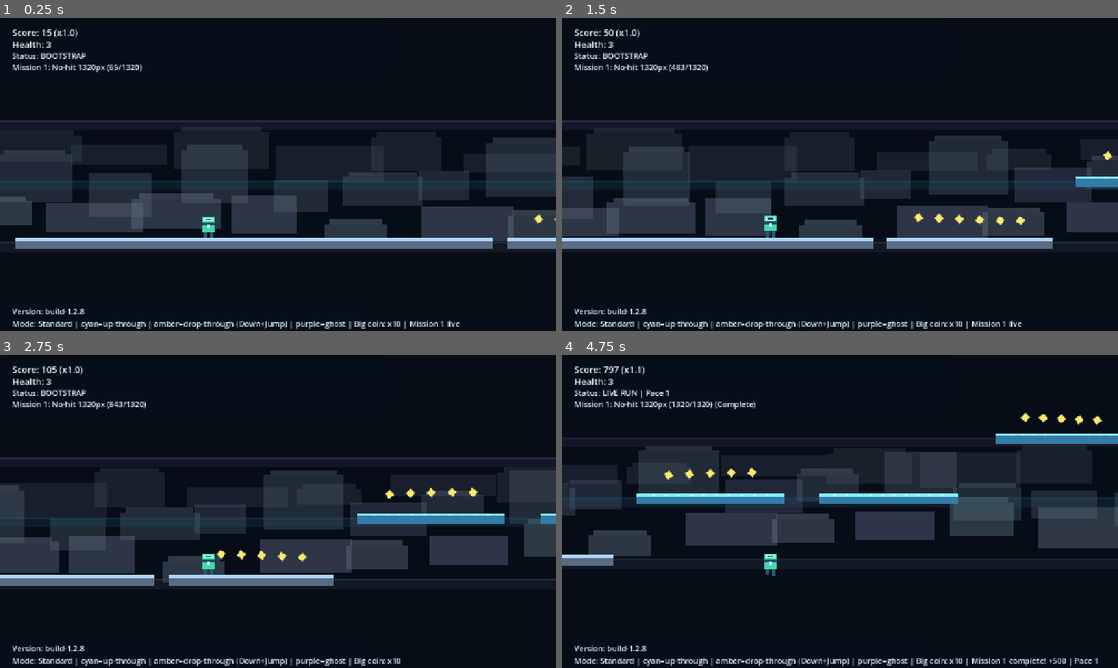
Above: before the commit, frames 1-4 (two rows, left to right).
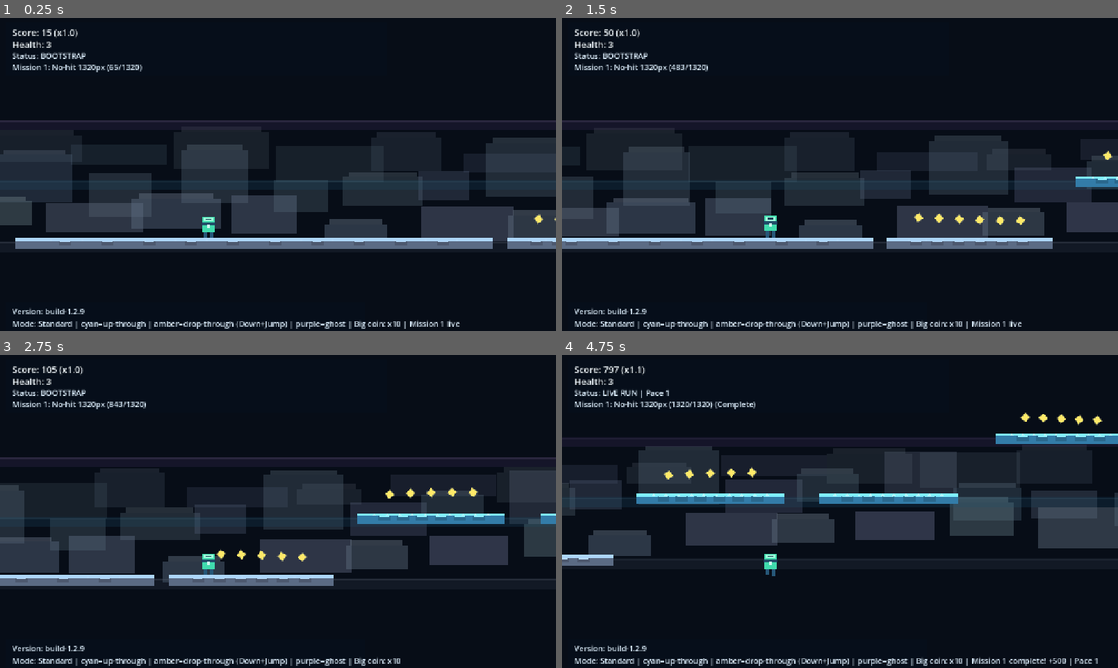
Above: after the commit, the same moments.

Repository: DKE-DEV-33/Endless-Runner-Redux
Game: Godot game, scene res://scenes/Main.tscn
Two runs of this game, one before a commit and one after it. Both use one fixed random seed, a clock stepped at 60 frames per second and the inputs below.
Inputs:
- Up to frame 1 (0.25 s): no input
- Up to frame 2 (1.5 s): tap Enter at 0.5 s; hold Right (ui_right) from 0.53 s (still down); tap Space (jump) at 0.77 s
- Up to frame 3 (2.75 s): tap Space (jump) at 1.52 s; release Right (ui_right) at 2.03 s; hold Left (ui_left) from 2.03 s (still down)
- Up to frame 4 (4.75 s): release Left (ui_left) at 2.78 s; hold Right (ui_right) 2.78-4.28 s; tap Space (jump) at 3.02, 3.77, 4.52 s; hold Left (ui_left) from 4.28 s (still down)

The runs differ from the first frame. In frame 1, less than 0.1% of the frame differs, in the area x 10-100%, y 71-95%; in frame 2, 0.1%; in frame 3, 0.2%; in frame 4, 0.6%, in the area x 0-98%, y 25-95%.

Commit message:
Upgrade platform materials with paneling, trim, and rivet detail

Diff:
--- a/scenes/Main.tscn
+++ b/scenes/Main.tscn
@@ -137,7 +137,7 @@
 offset_top = 662.0
 offset_right = 500.0
 offset_bottom = 690.0
-text = "Version: build-1.2.8"
+text = "Version: build-1.2.9"
 label_settings = SubResource("3")
 
 [node name="PauseLayer" type="CanvasLayer" parent="."]
--- a/scripts/main.gd
+++ b/scripts/main.gd
@@ -1,5 +1,5 @@
 extends Node2D
-const BUILD_VERSION: String = "build-1.2.8"
+const BUILD_VERSION: String = "build-1.2.9"
 
 const PLATFORM_THICKNESS: float = 24.0
 const PLAYER_AHEAD_SPAWN: float = 1650.0
@@ -48,6 +48,8 @@
 const LANE_GUIDE_LENGTH: float = 5600.0
 const LANE_GUIDE_AHEAD: float = 1900.0
 const LANE_GUIDE_BEHIND: float = 700.0
+const PLATFORM_PANEL_GAP: float = 56.0
+const PLATFORM_RIVET_GAP: float = 46.0
 
 const LANE_Y: Array[float] = [456.0, 314.0, 176.0]
 const SECTION_COLORS: Array[Color] = [
@@ -329,14 +331,19 @@
 		Vector2(width * 0.5, PLATFORM_THICKNESS * 0.5),
 		Vector2(-width * 0.5, PLATFORM_THICKNESS * 0.5)
 	])
+	var top_strip_color: Color = Color.WHITE
 	if platform_type == PlatformType.GHOST:
 		visual.color = Color(0.38, 0.35, 0.58, 0.55)
+		top_strip_color = Color(0.84, 0.72, 1.0, 0.65)
 	elif platform_type == PlatformType.DROP_THROUGH:
 		visual.color = Color(0.64, 0.45, 0.19)
+		top_strip_color = Color(1.0, 0.84, 0.30)
 	elif platform_type == PlatformType.ONE_WAY_UP:
 		visual.color = Color(0.20, 0.49, 0.66)
+		top_strip_color = Color(0.50, 0.94, 1.0)
 	else:
 		visual.color = Color(0.36, 0.42, 0.52)
+		top_strip_color = Color(0.68, 0.84, 0.98)
 	body.add_child(visual)
 
 	var top_strip: Polygon2D = Polygon2D.new()
@@ -346,15 +353,11 @@
 		Vector2(width * 0.5, -PLATFORM_THICKNESS * 0.2),
 		Vector2(-width * 0.5, -PLATFORM_THICKNESS * 0.2)
 	])
-	if platform_type == PlatformType.GHOST:
-		top_strip.color = Color(0.84, 0.72, 1.0, 0.65)
-	elif platform_type == PlatformType.DROP_THROUGH:
-		top_strip.color = Color(1.0, 0.84, 0.30)
-	elif platform_type == PlatformType.ONE_WAY_UP:
-		top_strip.color = Color(0.50, 0.94, 1.0)
-	else:
-		top_strip.color = Color(0.68, 0.84, 0.98)
+	top_strip.color = top_strip_color
 	body.add_child(top_strip)
+
+	if platform_type != PlatformType.GHOST:
+		_add_platform_surface_details(body, width, visual.color, top_strip_color)
 
 	if platform_type == PlatformType.ONE_WAY_UP:
 		_add_platform_chevrons(body, width, true, false, Color(0.72, 0.97, 1.0))
@@ -373,6 +376,42 @@
 		body.add_child(ghost_core)
 
 	return body
+
+func _add_platform_surface_details(body: StaticBody2D, width: float, base_color: Color, trim_color: Color) -> void:
+	var panel_count: int = maxi(1, mini(10, int(width / PLATFORM_PANEL_GAP)))
+	for i: int in panel_count:
+		var t: float = float(i + 1) / float(panel_count + 1)
+		var px: float = lerpf(-width * 0.5 + 18.0, width * 0.5 - 18.0, t)
+		var panel: Polygon2D = Polygon2D.new()
+		panel.polygon = PackedVector2Array([
+			Vector2(px - 14.0, -6.0),
+			Vector2(px + 14.0, -6.0),
+			Vector2(px + 14.0, 5.5),
+			Vector2(px - 14.0, 5.5)
+		])
+		panel.color = base_color.darkened(0.16)
+		body.add_child(panel)
+
+		var panel_glow: Polygon2D = Polygon2D.new()
+		panel_glow.polygon = PackedVector2Array([
+			Vector2(px - 11.0, -5.0),
+			Vector2(px + 11.0, -5.0),
+			Vector2(px + 11.0, -3.2),
+			Vector2(px - 11.0, -3.2)
+		])
+		panel_glow.color = trim_color.lightened(0.12)
+		body.add_child(panel_glow)
+
+	var rivet_count: int = maxi(2, mini(14, int(width / PLATFORM_RIVET_GAP)))
+	for i: int in rivet_count:
+		var t: float = float(i + 1) / float(rivet_count + 1)
+		var rx: float = lerpf(-width * 0.5 + 10.0, width * 0.5 - 10.0, t)
+		var rivet: Polygon2D = Polygon2D.new()
+		rivet.polygon = PackedVector2Array([
+			Vector2(rx - 2.2, -9.2), Vector2(rx + 2.2, -9.2), Vector2(rx + 2.2, -5.8), Vector2(rx - 2.2, -5.8)
+		])
+		rivet.color = trim_color.lightened(0.06)
+		body.add_child(rivet)
 
 func _lane_for_y(y: float) -> int:
 	var closest_idx: int = 0
